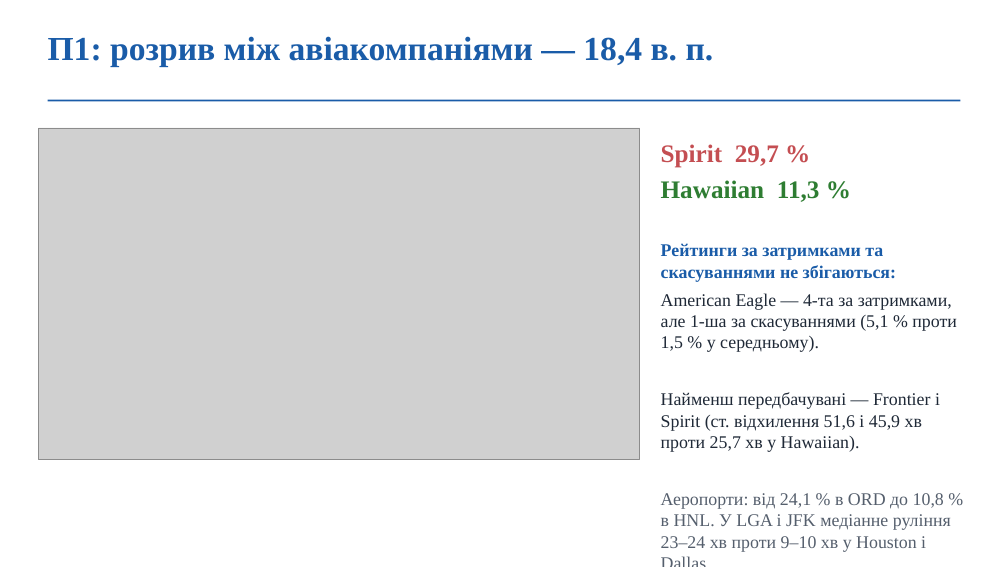
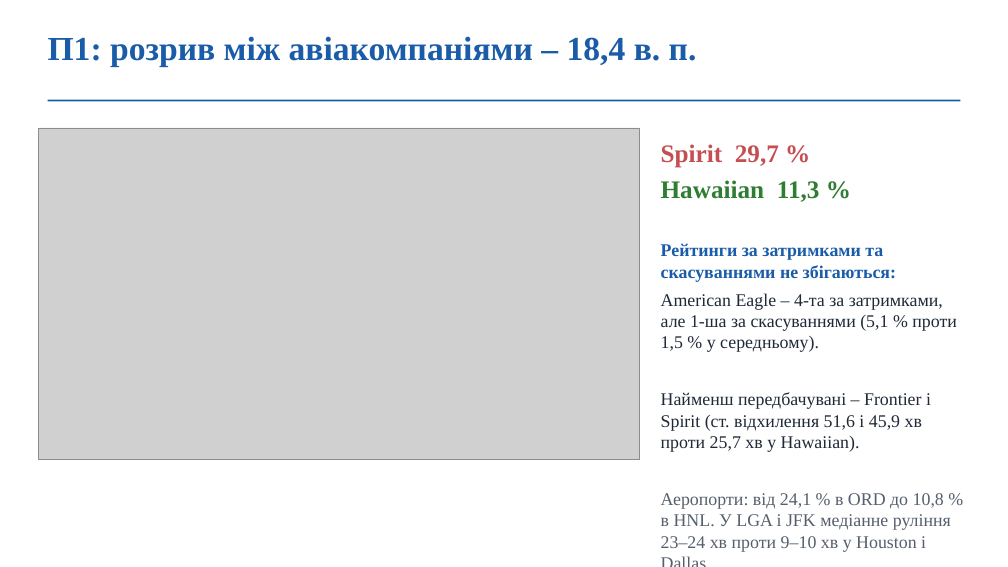
Before and after one commit to Peter-nik-bar/flight-delays-2015-analysis, a slide deck: slide 6 of docs/Презентація.pptx. Drawn at 1008x567 pixels with LibreOffice and Linux fonts; fonts in the diff are those of the drawing; grey boxes stand for pictures. Boxes give left, top, right and bottom in pixels: in the first picture for what was removed or moved away, otherwise in the second. Text is boxed around its words. In the diff, an @@ line names an element or a change of style, - is before the commit and + after.

```diff
--- a/docs/Презентація.pptx
+++ b/docs/Презентація.pptx
@@ text at (48,36,697,66): text changed @@
-П1: розрив між авіакомпаніями — 18,4 в. п.
+П1: розрив між авіакомпаніями – 18,4 в. п.
@@ text at (661,293,957,452): text changed @@
-American Eagle — 4-та за затримками, але 1-ша за скасуваннями (5,1 % проти 1,5 % у середньому).
-Найменш передбачувані — Frontier і Spirit (ст. відхилення 51,6 і 45,9 хв проти 25,7 хв у Hawaiian).
+American Eagle – 4-та за затримками, але 1-ша за скасуваннями (5,1 % проти 1,5 % у середньому).
+Найменш передбачувані – Frontier і Spirit (ст. відхилення 51,6 і 45,9 хв проти 25,7 хв у Hawaiian).
```
Also in this commit, not shown: 6 other slides changed, 6 other files.
